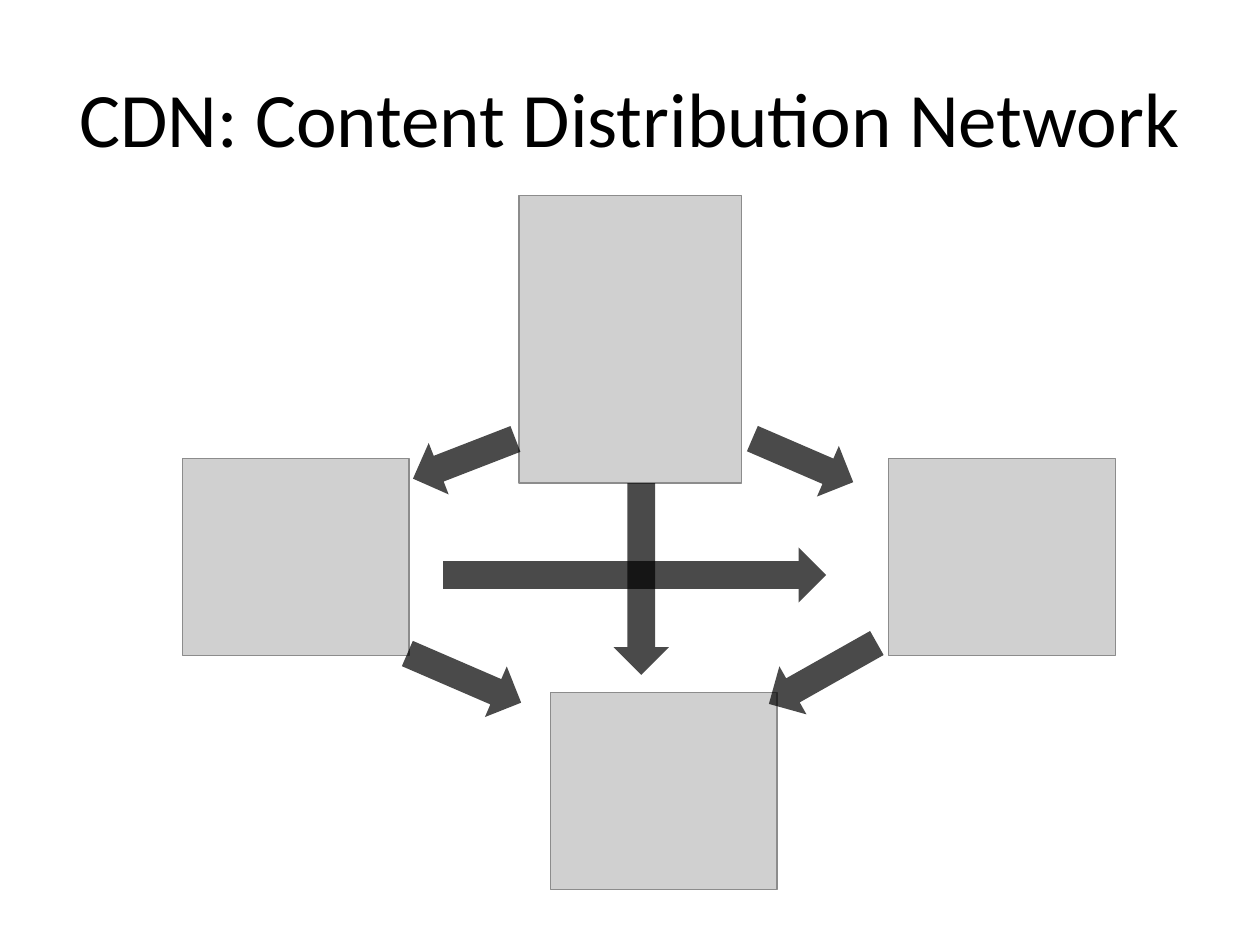
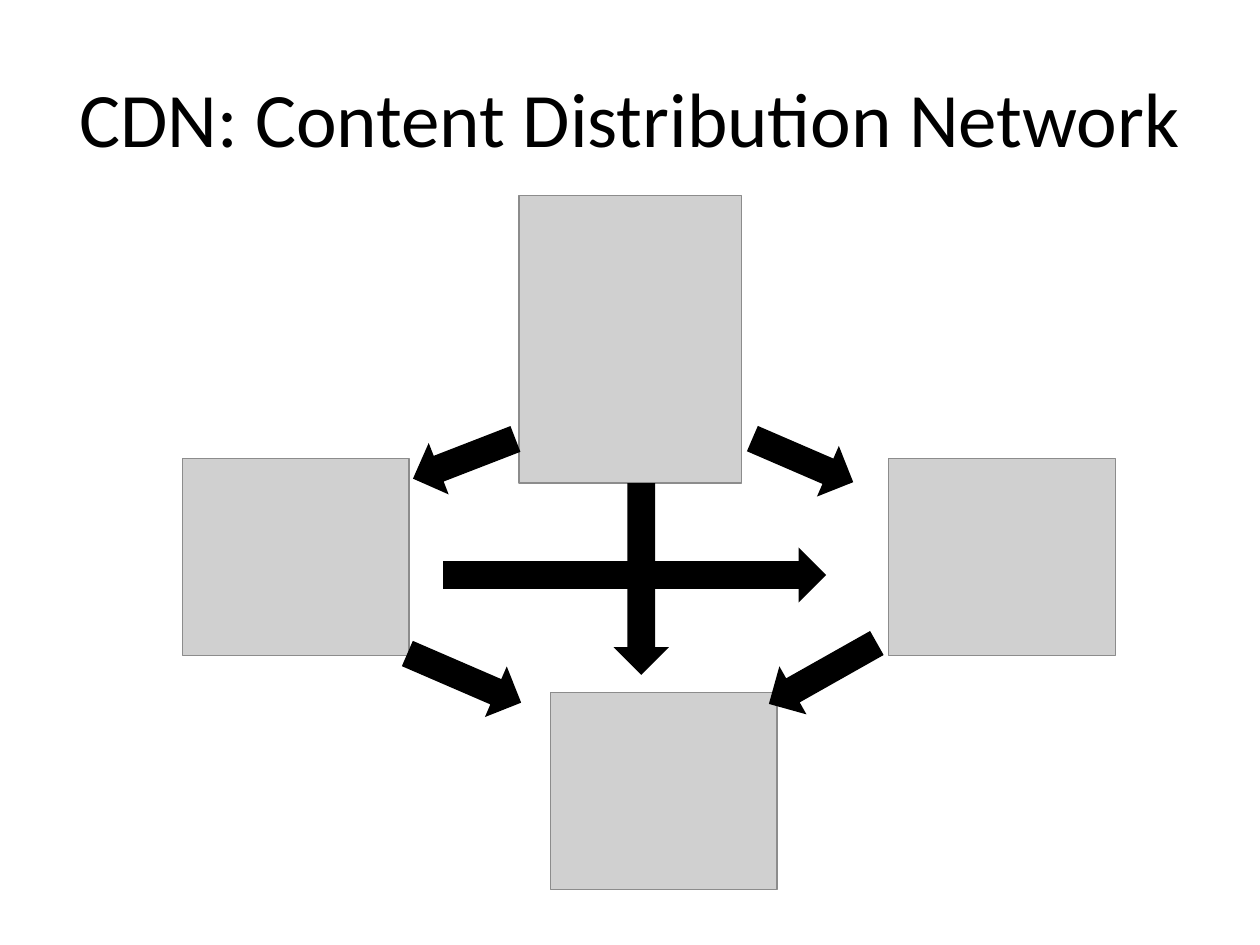
Before and after one commit to wwwiretap/zauberflote, a slide deck: slide 6 of doc/presentation/presentation_long.pptx. Drawn at 1260x945 pixels with LibreOffice and Linux fonts; fonts in the diff are those of the drawing; grey boxes stand for pictures. Boxes give left, top, right and bottom in pixels: in the first picture for what was removed or moved away, otherwise in the second. Text is boxed around its words. In the diff, an @@ line names an element or a change of style, - is before the commit and + after.

```diff
--- a/doc/presentation/presentation_long.pptx
+++ b/doc/presentation/presentation_long.pptx
@@ fill #000000 at 71% opacity to #000000 in 6 elements at <box>403,413,525,504</box>, <box>742,413,865,507</box>, <box>444,547,827,602</box>, <box>396,628,531,728</box>, <box>755,620,890,729</box>, <box>614,484,669,675</box> @@
```
Also in this commit, not shown: 4 other slides changed, 4 slides added.
